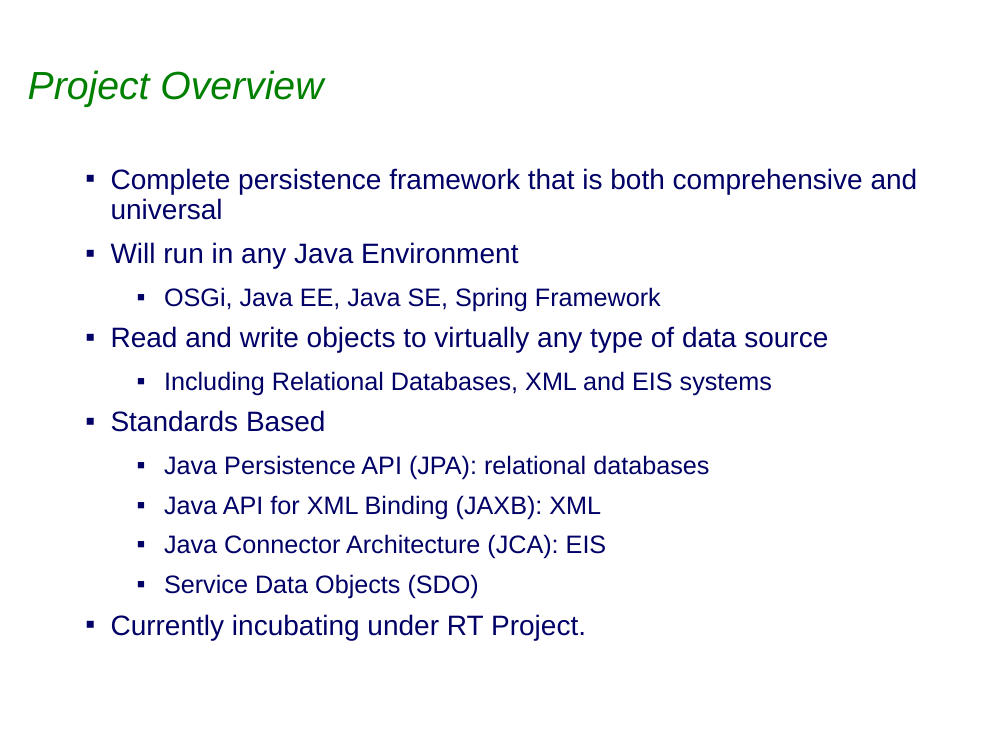
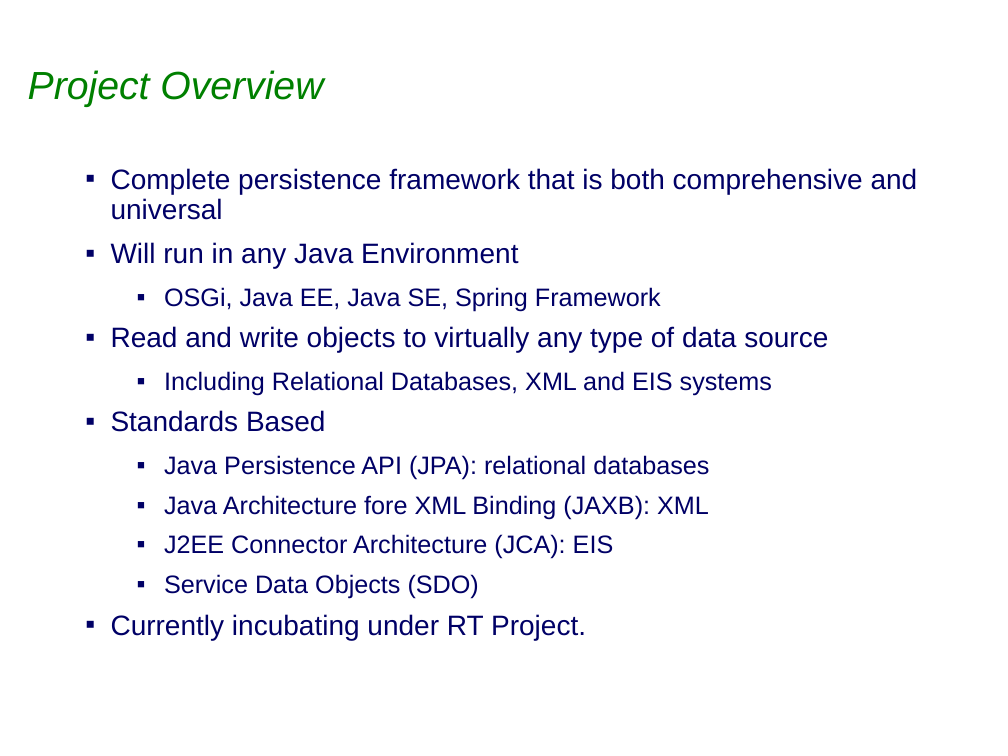
Before and after one commit to eclipse-ee4j/eclipselink, a slide deck: slide 2 of project-admin/Graduation_Release_Review.ppt. Drawn at 1008x756 pixels with LibreOffice and Linux fonts; fonts in the diff are those of the drawing; background and template pictures are left out. Boxes give left, top, right and bottom in pixels: in the first picture for what was removed or moved away, otherwise in the second. Text is boxed around its words. In the diff, an @@ line names an element or a change of style, - is before the commit and + after.

```diff
--- a/project-admin/Graduation_Release_Review.ppt
+++ b/project-admin/Graduation_Release_Review.ppt
@@ text at [164, 495, 709, 559]: text changed @@
-  ▪ Java API for XML Binding (JAXB): XML
-  ▪ Java Connector Architecture (JCA): EIS
+  ▪ Java Architecture fore XML Binding (JAXB): XML
+  ▪ J2EE Connector Architecture (JCA): EIS
```
Also in this commit, not shown: 4 other slides changed.
